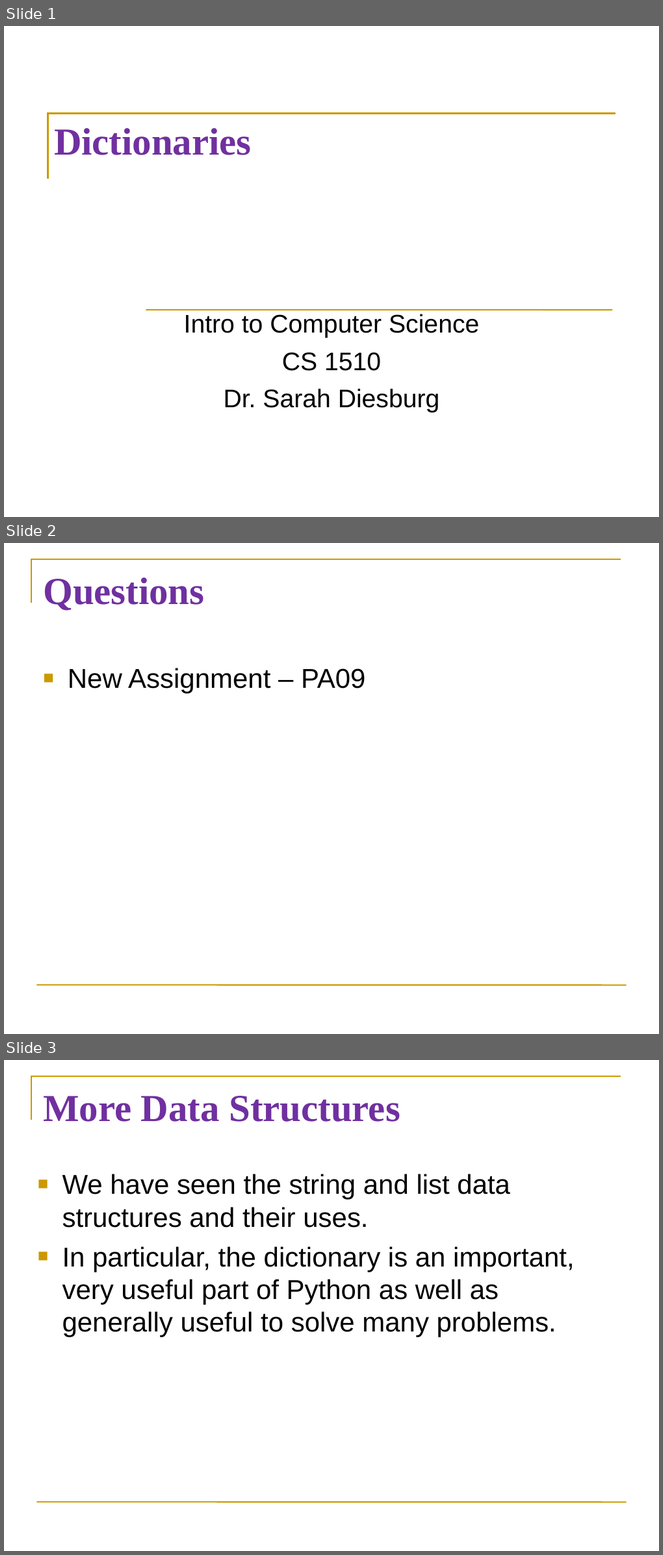
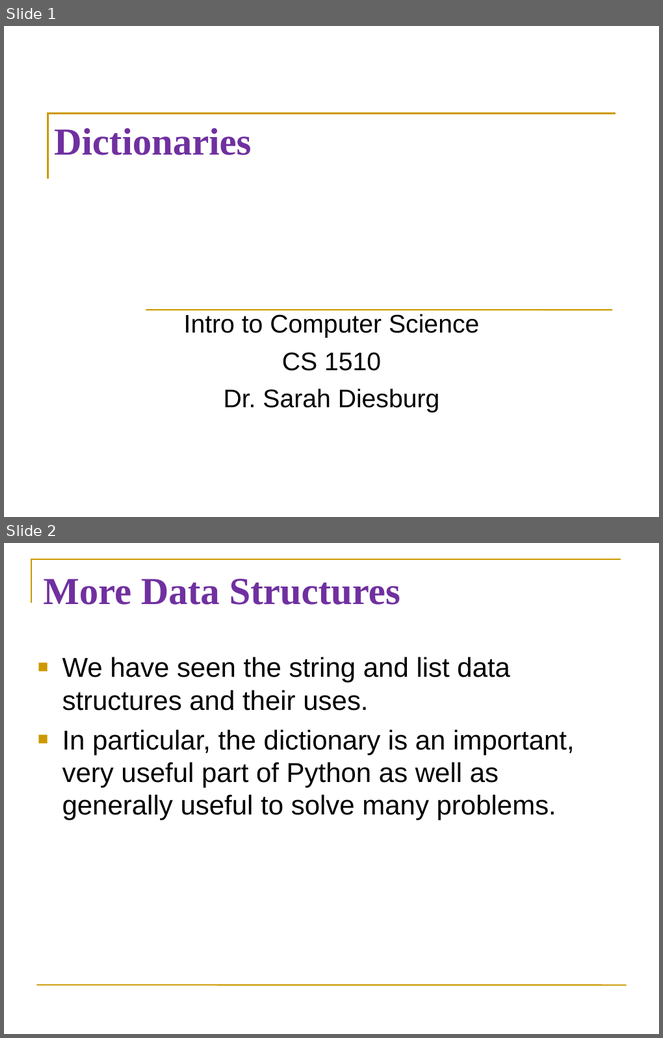
Before and after one commit to diesburg/teaching-intro-to-python-fall-2024, a slide deck: sessions/s32/s32.ppt. Shown one above the other, each under a label of ours: slides 1, 2 and 3 before the commit, slides 1 and 2 after it. The pictures are 663x1555 and 663x1038 pixels, drawn with LibreOffice and Linux fonts; fonts in the diff are those of the drawing. Boxes give left, top, right and bottom in pixels: in the first picture for what was removed or moved away, otherwise in the second. Text is boxed around its words. In the diff, an @@ line names an element or a change of style, - is before the commit and + after.

```diff
--- a/sessions/s32/s32.ppt
+++ b/sessions/s32/s32.ppt
@@ slide 2 removed at bbox=[4, 543, 659, 1034], background #FFFFFF; not listed: 2 template elements that a slide beside it also shows @@
@@ title removed at bbox=[43, 577, 204, 611] @@
-Questions
@@ text removed at bbox=[68, 668, 366, 694] @@
-■ New Assignment – PA09
@@ what was slide 3 is now slide 2 @@
```
Also in this commit, not shown: 28 other files.
